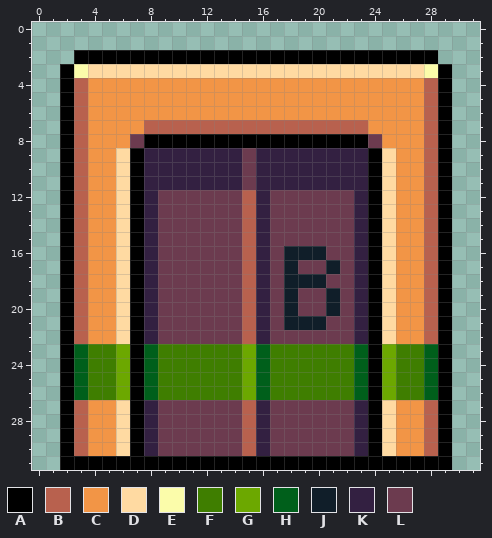
Pixel-art sprite, stored at Entities/DoorsWithKey/DoorWithKey_B.png. Above: the version before the commit.
The file is 32x32 pixels.
Palette (. is transparent): A #000000  B #b8614e  C #f29546  D #ffdaa2  E #fbfcaa  F #3f7e00  G #6ca800  H #005f1b  J #101e29  K #332041  L #6c3b4f
And afterwards:
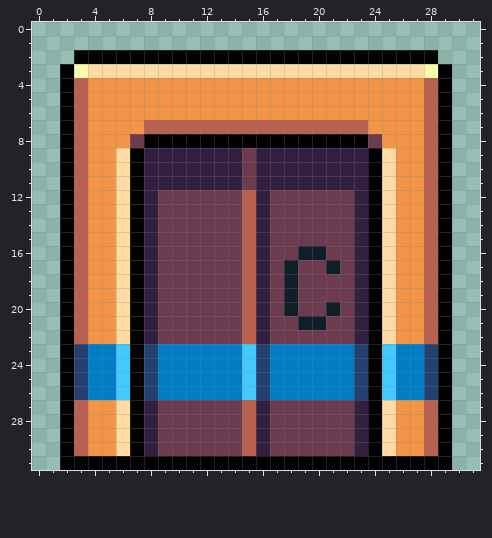
From old to new:
colour F: #3f7e00 -> #007dc7
colour G: #6ca800 -> #42cafd
colour H: #005f1b -> #243f72
Changed rows in their new state; - is a pixel that keeps its letter.
first column x 18:
16 L---
18 -LL-
19 ---L
21 L---
Pixel boxes of the changes (left, top, right, bottom) in both pictures:
changed: (74, 246, 438, 400)
